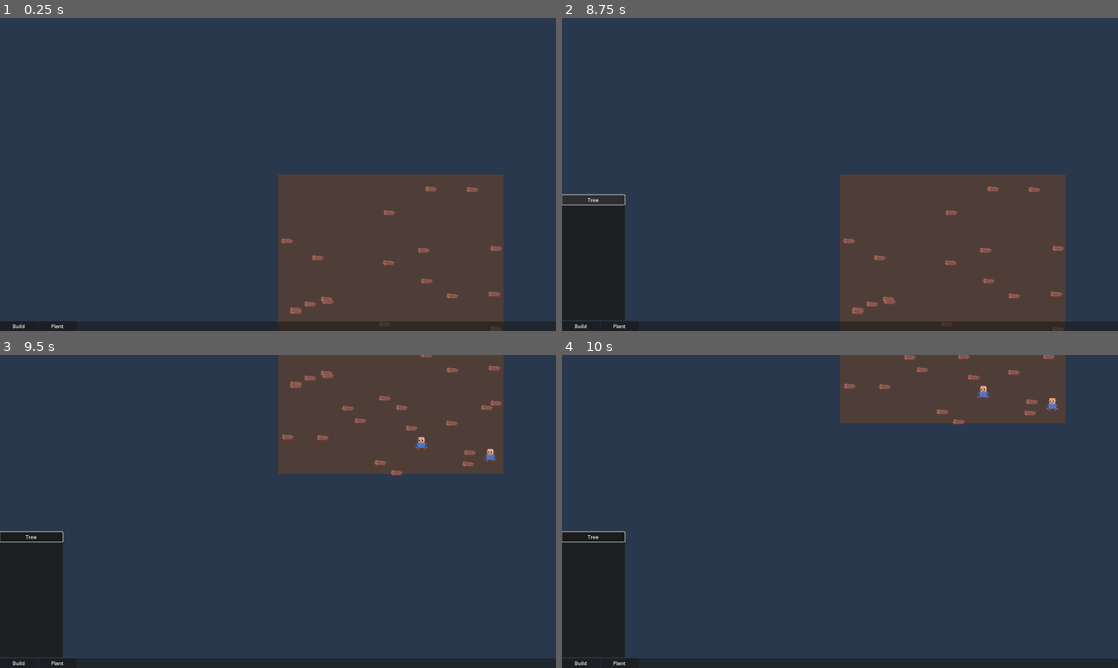
Above: before the commit, frames 1-4 (two rows, left to right).
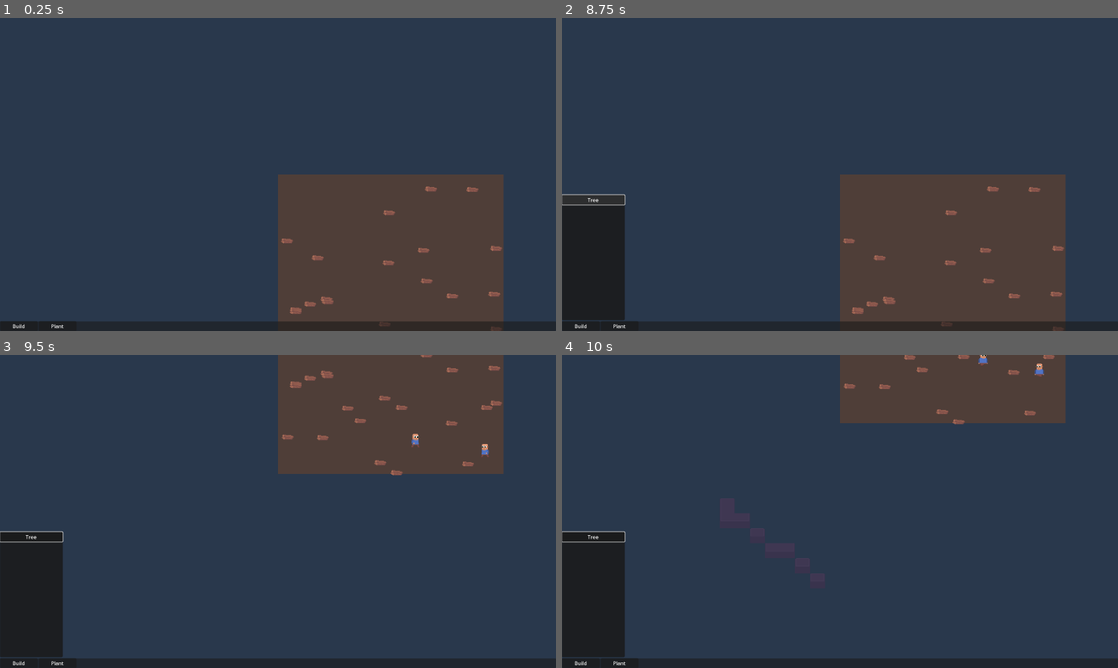
Above: after the commit, the same moments.

Repository: speakk/gnome_village
Game: Godot game, scene res://main.tscn
Two runs of this game, one before a commit and one after it. Both use one fixed random seed, a clock stepped at 60 frames per second and the inputs below.
Inputs (mouse positions are in pixels of both pictures, inside the frame that each line leads up to):
- Up to frame 1 (0.25 s): no input
- Up to frame 2 (8.75 s): click "Build" at 0.5 s; click "Plant" at 1.25 s; click "Tree" at 2 s; click "Build" at 2.75 s; click "Wall" at 3.5 s; click "Plant" at 4.25 s; click "Tree" at 5 s; click "Build" at 5.75 s; click "Wall" at 6.5 s; click "Plant" at 7.25 s; click "Tree" at 8 s
- Up to frame 3 (9.5 s): tap Enter at 8.75 s; move the mouse to (400, 495) at 8.77 s; hold S (pan_camera_down) from 8.78 s (still down); click (400, 495) at 8.92 s
- Up to frame 4 (10 s): release S (pan_camera_down) at 9.5 s; drag from (728, 527) to (812, 574) at 9.52 s

Frames 1-2 are identical in both runs. In frame 3, 0.3% of the frame differs, in the area x 73-90%, y 22-35%; in frame 4, 0.3%, in the area x 28-90%, y 0-73%.

Commit message:
Oops stop GUI from stopping events

Diff:
--- a/gui/gui.tscn
+++ b/gui/gui.tscn
@@ -8,7 +8,6 @@
 anchor_bottom = 1.0
 grow_horizontal = 2
 grow_vertical = 2
-mouse_filter = 0
 script = ExtResource("1_jqq6f")
 
 [node name="PanelContainer" type="PanelContainer" parent="."]
--- a/main_map.tscn
+++ b/main_map.tscn
@@ -113,5 +113,3 @@
 unique_name_in_owner = true
 z_index = 6
 z_as_relative = false
-
-[node name="Area2D" type="Area2D" parent="."]
